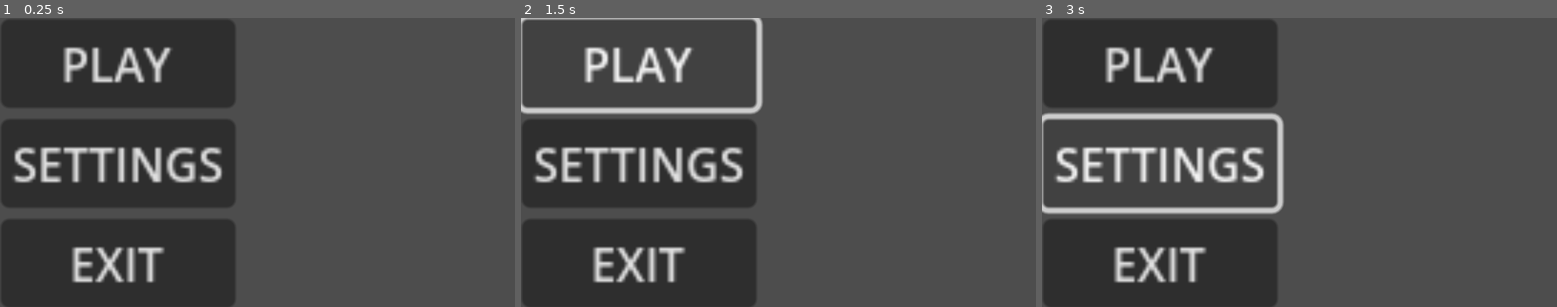
Above: before the commit, frames 1-3 (left to right).
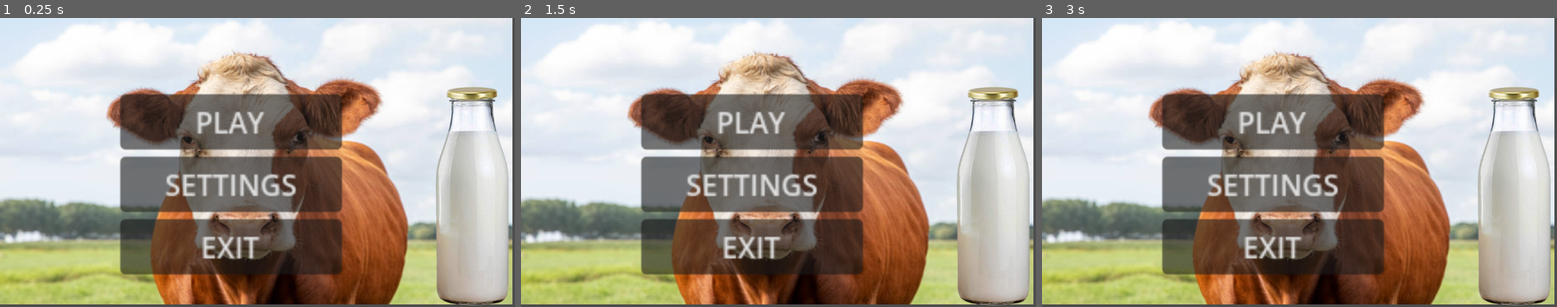
Above: after the commit, the same moments.

Repository: Temia116/Milkle_gamefart
Game: Godot game, scene res://title.tscn
The game is run twice, just before and just after one commit, with the same random seed, the same clock (stepped at 60 frames per second) and the same inputs.
Inputs:
- Up to frame 1 (0.25 s): no input
- Up to frame 2 (1.5 s): click "PLAY" at 0.5 s; click "PLAY" at 1.25 s
- Up to frame 3 (3 s): click "PLAY" at 2 s; click "SETTINGS" at 2.75 s

The runs differ from the first frame. In frame 1, 95% of the frame differs, in the area x 0-100%, y 0-100%; in frame 2, 95%; in frame 3, 95%.

Commit message:
milk and stuff

Diff:
--- a/title.tscn
+++ b/title.tscn
@@ -1,6 +1,8 @@
-[gd_scene load_steps=2 format=3 uid="uid://cmrxvmhi6bkvg"]
+[gd_scene load_steps=4 format=3 uid="uid://cmrxvmhi6bkvg"]
 
 [ext_resource type="Script" uid="uid://b6xeaxipt2hxm" path="res://title.gd" id="1_y7k74"]
+[ext_resource type="Texture2D" uid="uid://dj2vlqd6yaxmf" path="res://Game assets/istockphoto-1248898329-612x612.jpg" id="2_kpexm"]
+[ext_resource type="Texture2D" uid="uid://bfu16kubsdvax" path="res://Game assets/download.png" id="3_3xoar"]
 
 [node name="Title" type="Control"]
 layout_mode = 3
@@ -12,12 +14,15 @@
 script = ExtResource("1_y7k74")
 
 [node name="MarginContainer" type="MarginContainer" parent="."]
-layout_mode = 0
-offset_left = 2.0
-offset_top = 3.0
-offset_right = 84.0
-offset_bottom = 104.0
-scale = Vector2(6.4, 6.4)
+layout_mode = 1
+anchors_preset = -1
+anchor_top = 0.005
+anchor_bottom = 0.005
+offset_left = 269.0
+offset_top = 167.76
+offset_right = 393.0
+offset_bottom = 268.76
+scale = Vector2(4, 4)
 
 [node name="VBoxContainer" type="VBoxContainer" parent="MarginContainer"]
 layout_mode = 2
@@ -35,3 +40,18 @@
 layout_mode = 2
 text = "EXIT
 "
+
+[node name="TextureRect" type="TextureRect" parent="."]
+z_index = -1
+layout_mode = 0
+offset_right = 1146.0
+offset_bottom = 642.0
+texture = ExtResource("2_kpexm")
+
+[node name="TextureRect2" type="TextureRect" parent="."]
+layout_mode = 0
+offset_left = 845.0
+offset_top = 132.0
+offset_right = 1279.0
+offset_bottom = 682.0
+texture = ExtResource("3_3xoar")
Binary file added: Game assets/download.png
Not shown, added: Game assets/download.png.import
Binary file added: Game assets/istockphoto-1248898329-612x612.jpg
Not shown, added: Game assets/istockphoto-1248898329-612x612.jpg.import
